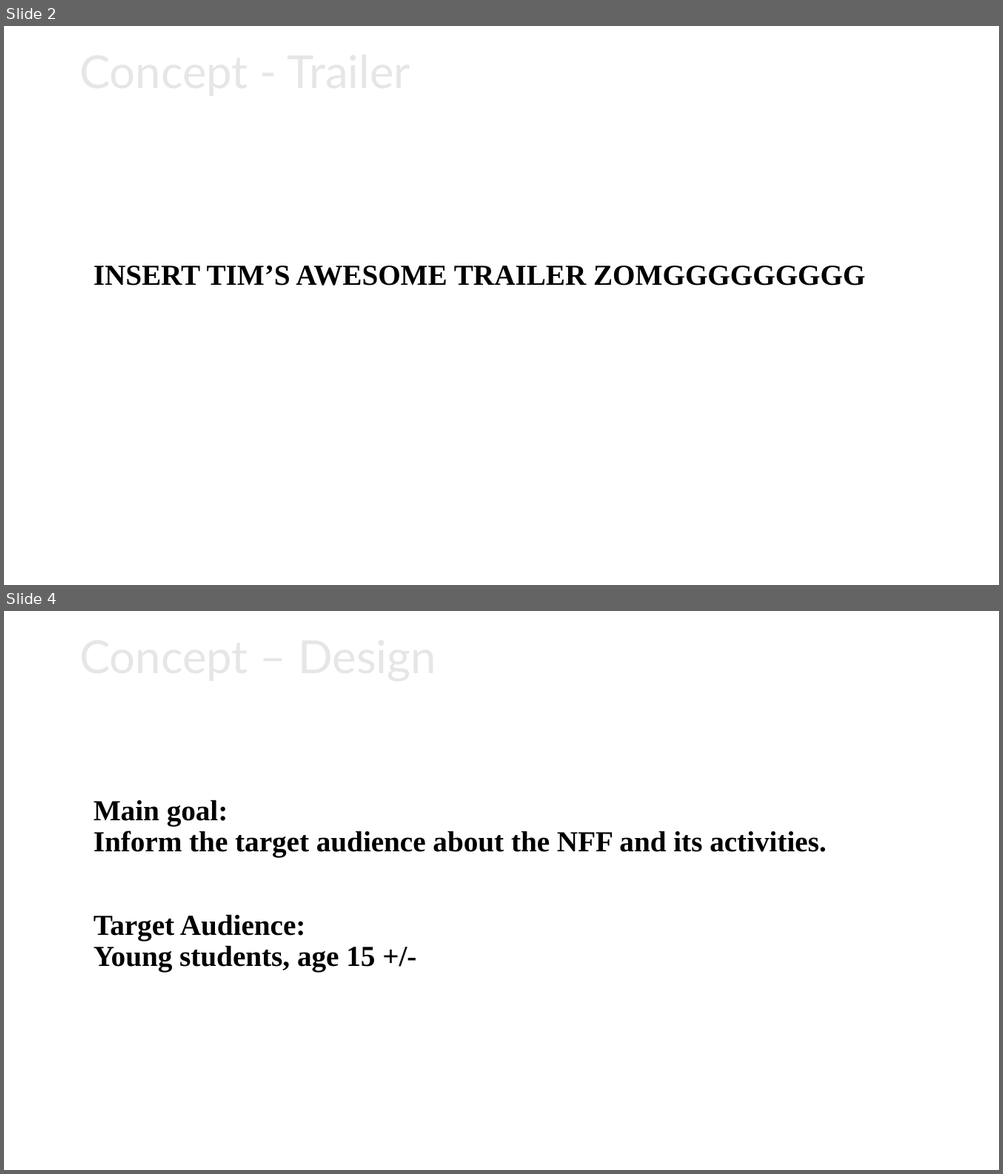
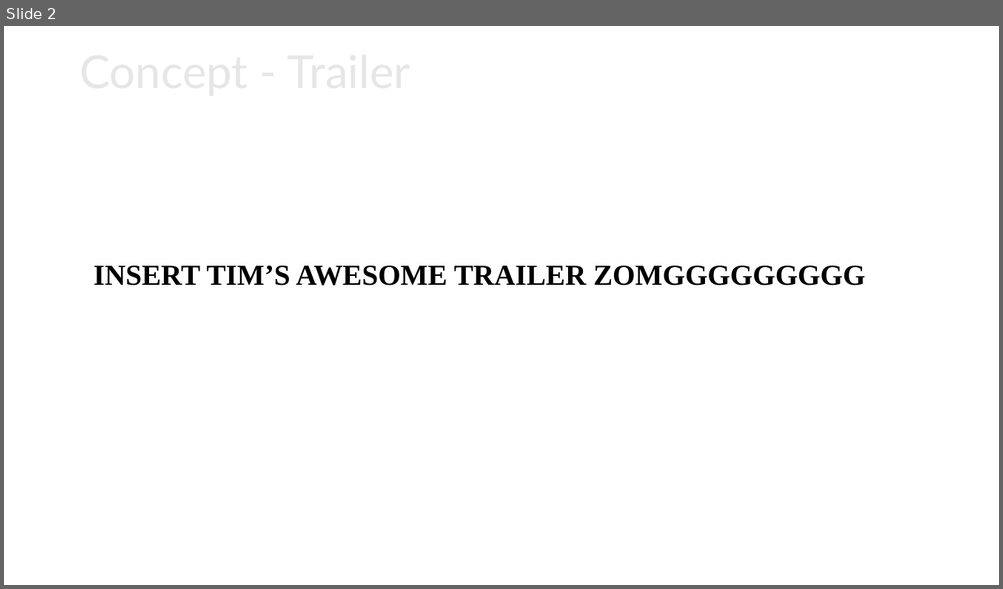
Before and after one commit to RoofTurkey/SGD15, a slide deck: BUSINESS/Completion_Presentation_V1.0.pptx. Shown one above the other, each under a label of ours: slides 2 and 4 before the commit, slide 2 after it; the slides between them are not shown. The pictures are 1003x1174 and 1003x589 pixels, drawn with LibreOffice and Linux fonts; fonts in the diff are those of the drawing; background and template pictures are left out. Boxes give left, top, right and bottom in pixels: in the first picture for what was removed or moved away, otherwise in the second. Text is boxed around its words. In the diff, an @@ line names an element or a change of style, - is before the commit and + after.

```diff
--- a/BUSINESS/Completion_Presentation_V1.0.pptx
+++ b/BUSINESS/Completion_Presentation_V1.0.pptx
@@ slide 4 removed at (4,611,999,1170), background picture (left out) @@
@@ title removed at (73,624,930,694) @@
-Concept – Design
@@ text removed at (94,800,826,972) @@
-Main goal:
-Inform the target audience about the NFF and its activities.
-Target Audience:
-Young students, age 15 +/-
```
Also in this commit, not shown: 7 slides changed, 1 slide added, 2 other slides removed.
